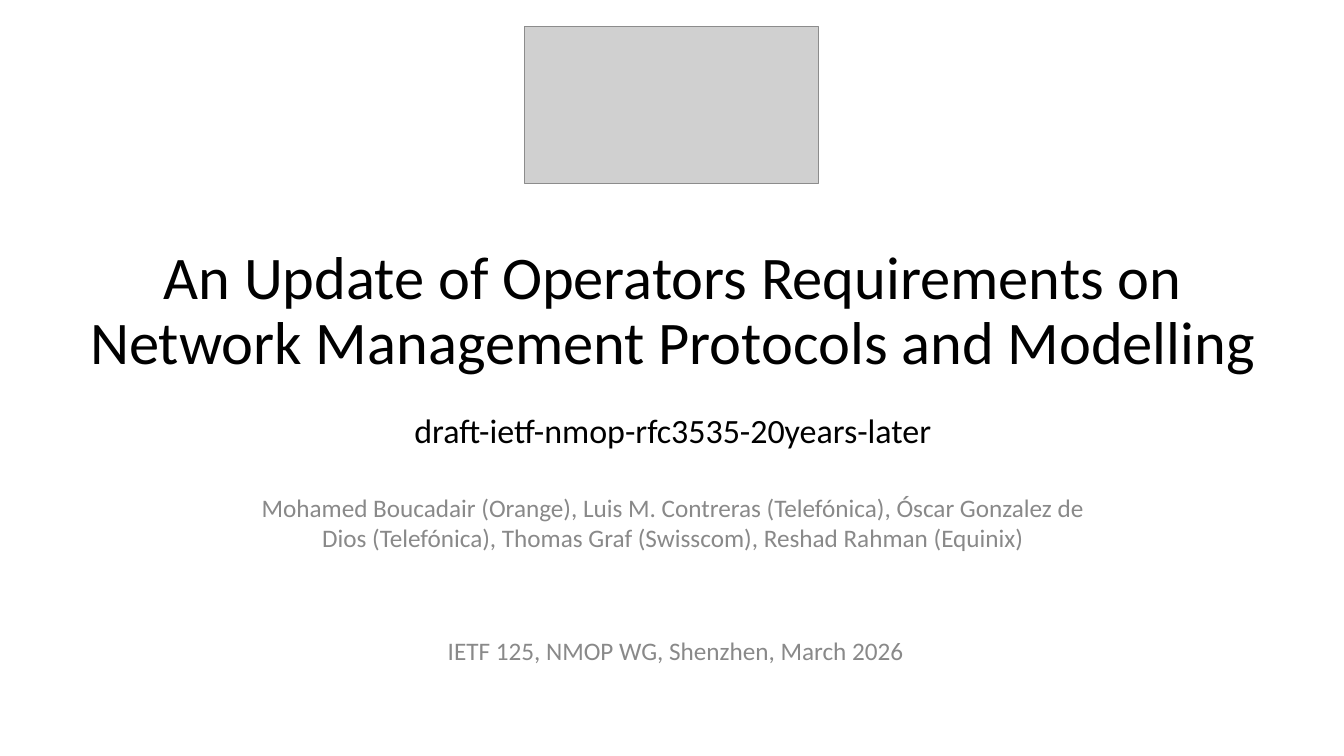
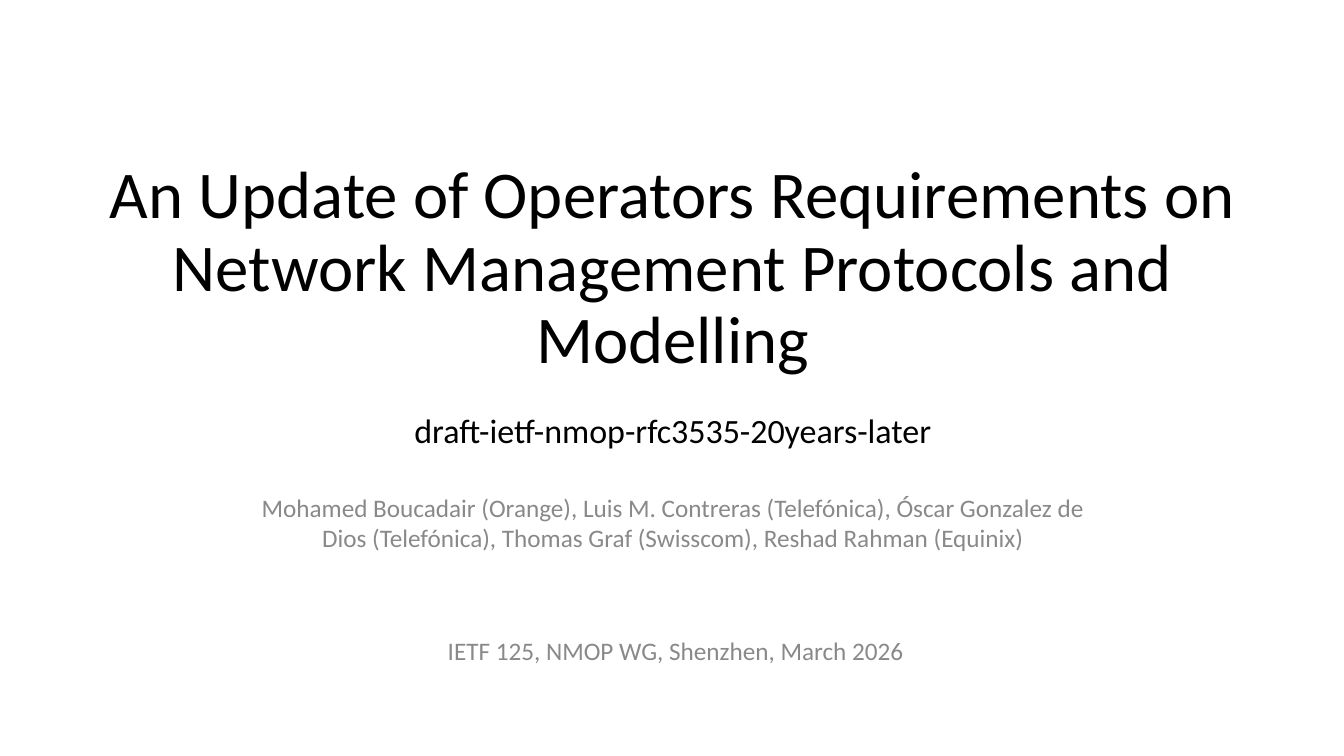
Before and after one commit to boucadair/rfc3535-20years-later, a slide deck: slide 1 of Prez/IETF125/IETF 125-draft-ietf-nmop-rfc3535-20years-later.pptx. Drawn at 1344x756 pixels with LibreOffice and Linux fonts; fonts in the diff are those of the drawing; grey boxes stand for pictures. Boxes give left, top, right and bottom in pixels: in the first picture for what was removed or moved away, otherwise in the second. Text is boxed around its words. In the diff, an @@ line names an element or a change of style, - is before the commit and + after.

```diff
--- a/Prez/IETF125/IETF 125-draft-ietf-nmop-rfc3535-20years-later.pptx
+++ b/Prez/IETF125/IETF 125-draft-ietf-nmop-rfc3535-20years-later.pptx
@@ picture removed at (524, 27, 819, 184) @@
@@ title "An Update of Operators Requirements ..." at (110, 171, 1234, 449): size 43.2 to 47.7 pt in "An Update of Operators Requirements on Network ..." @@
```
Also in this commit, not shown: 2 other slides changed, 2 slides added, 1 other file.
